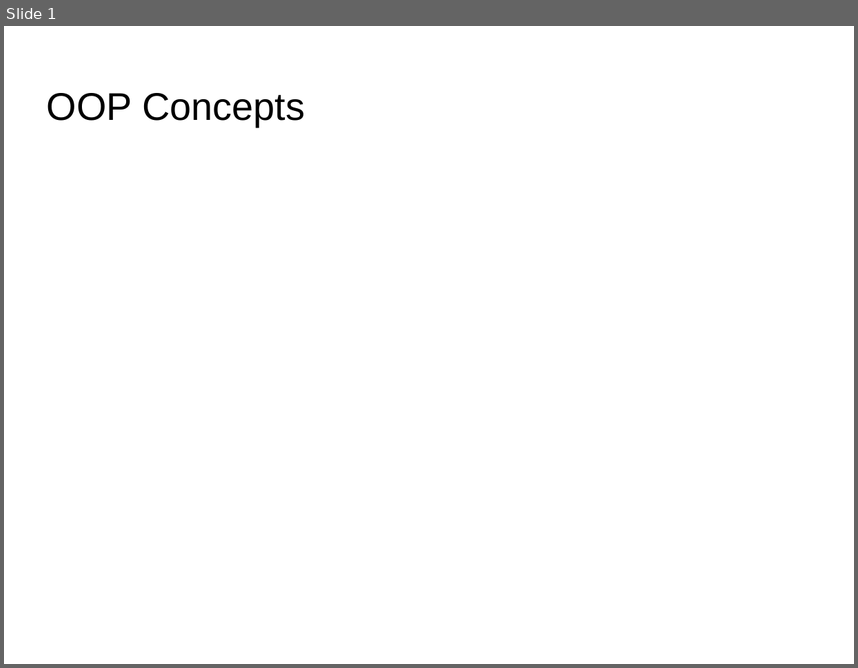
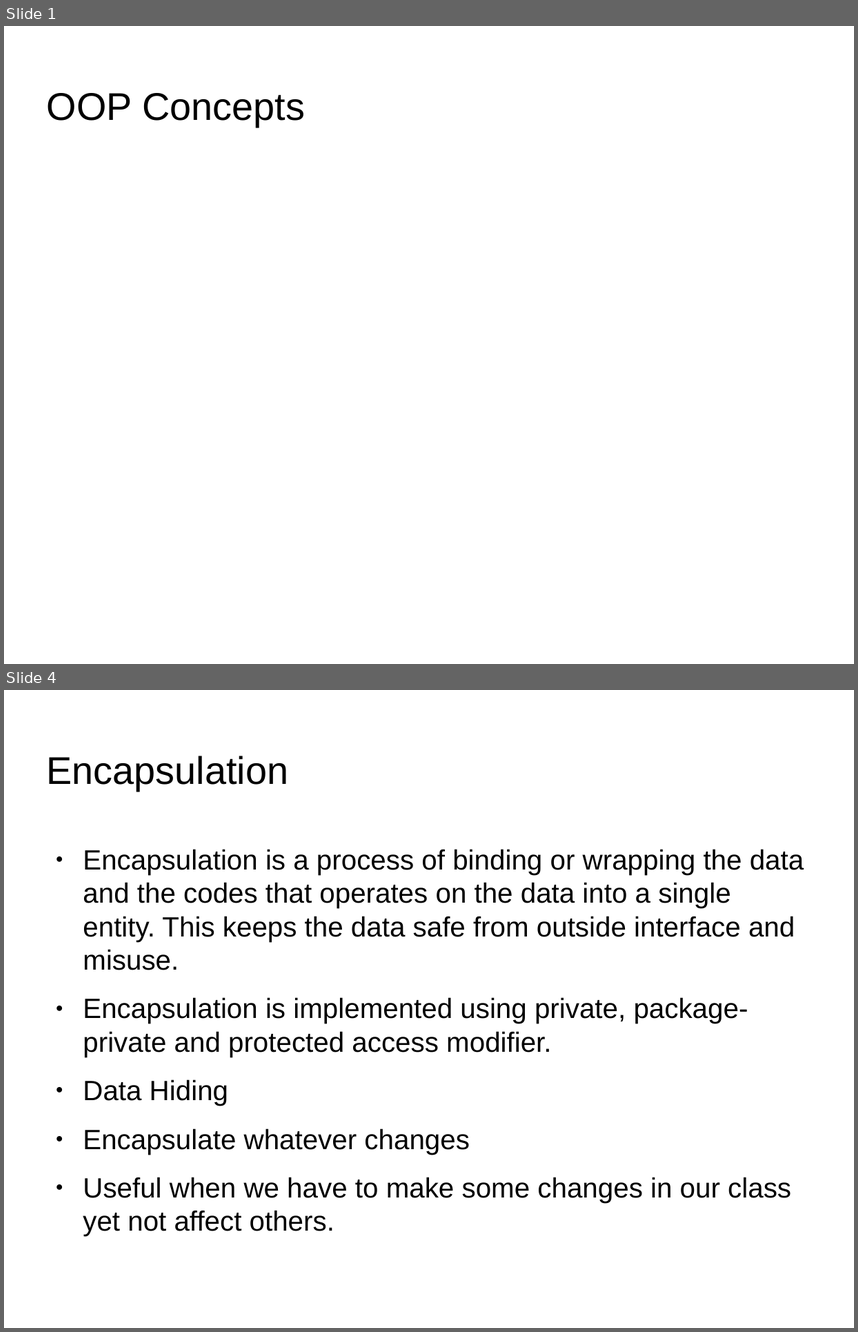
Before and after one commit to tanmayrajani/Internship_PreWork, a slide deck: OOP/OOP_Concepts.odp. Shown one above the other, each under a label of ours: slide 1 before the commit, slides 1 and 4 after it; the slides between them are not shown. The pictures are 858x668 and 858x1332 pixels, drawn with LibreOffice and Linux fonts; fonts in the diff are those of the drawing; background and template pictures are left out. Boxes give left, top, right and bottom in pixels: in the first picture for what was removed or moved away, otherwise in the second. Text is boxed around its words. In the diff, an @@ line names an element or a change of style, - is before the commit and + after.

```diff
--- a/OOP/OOP_Concepts.odp
+++ b/OOP/OOP_Concepts.odp
@@ slide 4 added at <box>4,690,854,1328</box>, background picture (left out) @@
@@ title added at <box>47,756,289,791</box>, 36 pt, text #000000 @@
+Encapsulation
@@ text added at <box>83,849,804,1203</box>, 26 pt, text #000000 @@
+● Encapsulation is a process of binding or wrapping the data and the codes that operates on the data into a single entity. This keeps the data safe from outside interface and misuse.
+● Encapsulation is implemented using private, package-private and protected access modifier.
+● Data Hiding
+● Encapsulate whatever changes
+● Useful when we have to make some changes in our class yet not affect others.
```
Also in this commit, not shown: 14 other slides added, 4 other files.
